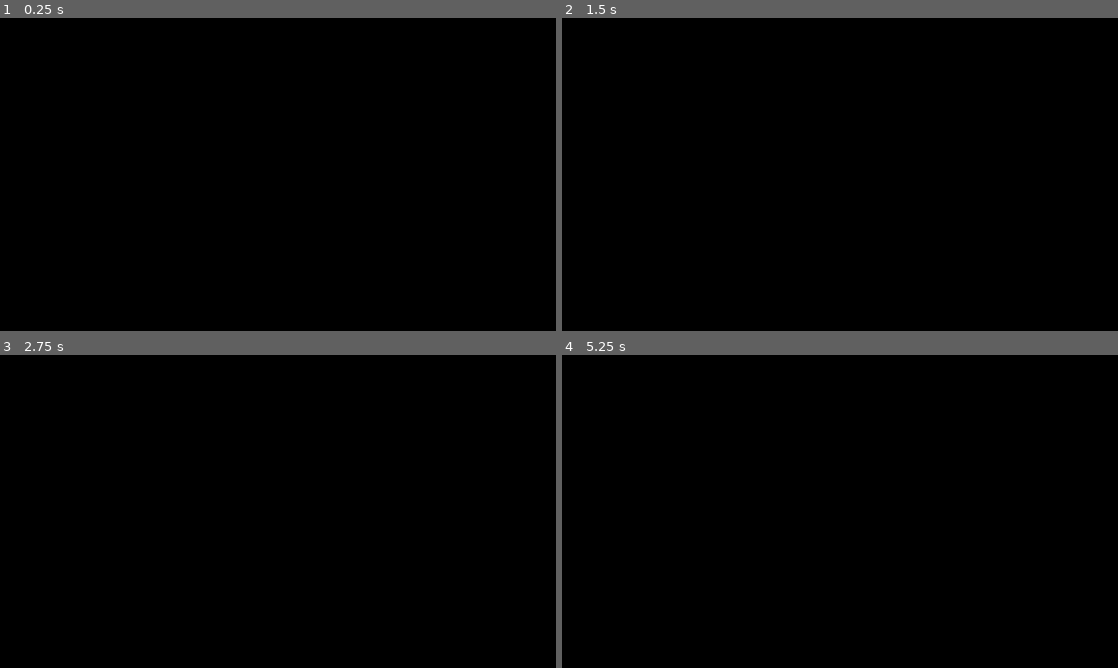
Above: before the commit, frames 1-4 (two rows, left to right).
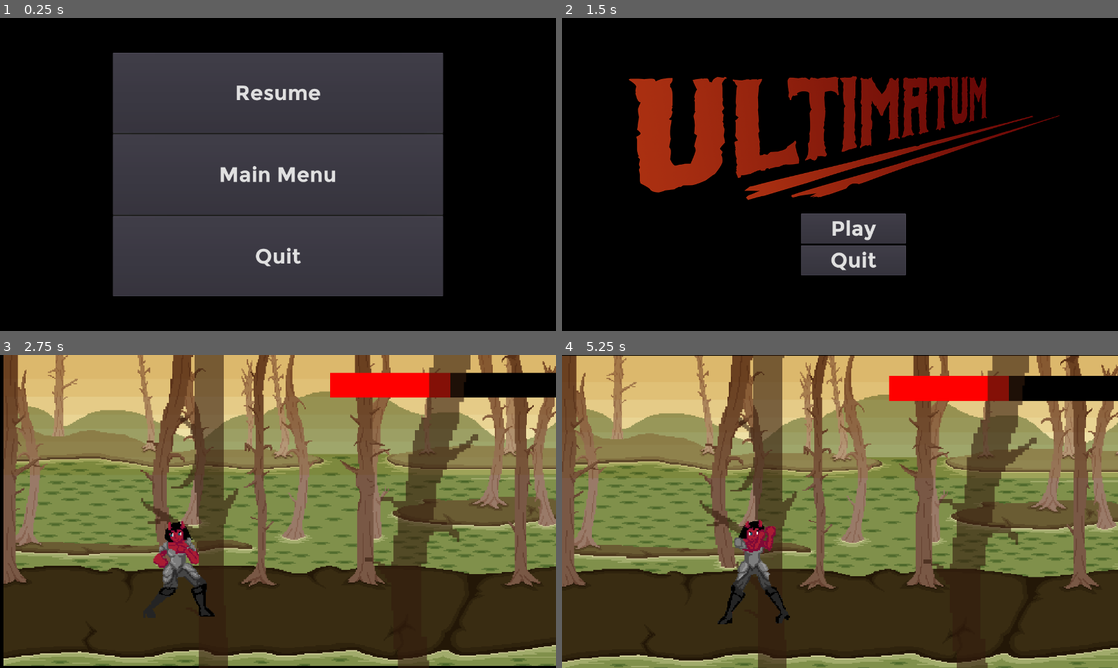
Above: after the commit, the same moments.

Repository: SnapdCC/Ultimatum
Game: Godot game, scene res://User Interface/PauseMenu.tscn
Two runs of this game, one before a commit and one after it. Both use one fixed random seed, a clock stepped at 60 frames per second and the inputs below. This scene is started directly instead of the project's main scene.
Inputs (mouse positions are in pixels of both pictures, inside the frame that each line leads up to):
- Up to frame 1 (0.25 s): no input
- Up to frame 2 (1.5 s): click (840, 93) at 0.5 s, where only the run after the commit has a clickable "Resume"; click (840, 174) at 1.25 s, where only the run after the commit has a clickable "Main Menu"
- Up to frame 3 (2.75 s): click (289, 564) at 2 s, where only the run after the commit has a clickable "Play"
- Up to frame 4 (5.25 s): hold Right (ui_right) 2.78-3.53 s; tap one key every 0.75 s from 2.85 s: D (guard) S (kick) A (punch) D (guard); hold Down (ui_down) 3.53-4.28 s; hold Right (ui_right) 4.28-5.03 s; hold Up (ui_up) from 5.03 s (still down)

The runs differ from the first frame. In frame 1, 46% of the frame differs, in the area x 20-80%, y 11-89%; in frame 2, 15%; in frame 3, 97%; in frame 4, 98%, in the area x 0-100%, y 0-100%.
Error in both runs: Invalid set index 'rect_size' (on base: 'null instance') with value of type 'Vector2'. (res://Misc/PP.gd:17)

Commit message:
Added Buttons

Diff:
--- a/newgame/User Interface/ChangeSceneButton.tscn
+++ b/newgame/User Interface/ChangeSceneButton.tscn
@@ -1,11 +1,13 @@
-[gd_scene load_steps=2 format=2]
+[gd_scene load_steps=3 format=2]
 
 [ext_resource path="res://User Interface/ChangeSceneButton.gd" type="Script" id=1]
+[ext_resource path="res://fonts/Imported/Montreal-bold.tres" type="DynamicFont" id=2]
 
 [node name="ChangeSceneButton" type="Button"]
 margin_right = 242.0
 margin_bottom = 69.0
 size_flags_vertical = 3
+custom_fonts/font = ExtResource( 2 )
 text = "Play"
 script = ExtResource( 1 )
 __meta__ = {
--- a/newgame/User Interface/Pause.gd
+++ b/newgame/User Interface/Pause.gd
@@ -5,3 +5,7 @@
 		var new_pause_state:= not get_tree().paused
 		get_tree().paused = new_pause_state
 		visible = new_pause_state
+
+
+func _on_ResumeButton_button_up():
+	Input.action_press("pause")
--- a/newgame/User Interface/PauseMenu.tscn
+++ b/newgame/User Interface/PauseMenu.tscn
@@ -1,10 +1,12 @@
-[gd_scene load_steps=2 format=2]
+[gd_scene load_steps=5 format=2]
 
 [ext_resource path="res://User Interface/Pause.gd" type="Script" id=1]
+[ext_resource path="res://User Interface/ChangeSceneButton.tscn" type="PackedScene" id=2]
+[ext_resource path="res://User Interface/QuitButton.tscn" type="PackedScene" id=3]
+[ext_resource path="res://fonts/Imported/Montreal-bold.tres" type="DynamicFont" id=4]
 
 [node name="Pause" type="Control"]
 pause_mode = 2
-visible = false
 anchor_right = 1.0
 anchor_bottom = 1.0
 script = ExtResource( 1 )
@@ -29,3 +31,30 @@
 margin_right = 1020.0
 margin_bottom = 640.0
 color = Color( 0.160784, 0.160784, 0.160784, 1 )
+
+[node name="VBoxContainer" type="VBoxContainer" parent="ScreenMargins/Overlay"]
+anchor_right = 1.0
+anchor_bottom = 1.0
+__meta__ = {
+"_edit_use_anchors_": false
+}
+
+[node name="ResumeButton" type="Button" parent="ScreenMargins/Overlay/VBoxContainer"]
+margin_right = 760.0
+margin_bottom = 184.0
+size_flags_vertical = 3
+custom_fonts/font = ExtResource( 4 )
+text = "Resume"
+
+[node name="ChangeSceneButton" parent="ScreenMargins/Overlay/VBoxContainer" instance=ExtResource( 2 )]
+margin_top = 188.0
+margin_right = 760.0
+margin_bottom = 372.0
+text = "Main Menu"
+next_scene_path = "res://Screens/MainScreen.tscn"
+
+[node name="QuitButton2" parent="ScreenMargins/Overlay/VBoxContainer" instance=ExtResource( 3 )]
+margin_top = 376.0
+margin_right = 760.0
+margin_bottom = 560.0
+[connection signal="button_up" from="ScreenMargins/Overlay/VBoxContainer/ResumeButton" to="." method="_on_ResumeButton_button_up"]
--- a/newgame/User Interface/QuitButton.tscn
+++ b/newgame/User Interface/QuitButton.tscn
@@ -1,11 +1,13 @@
-[gd_scene load_steps=2 format=2]
+[gd_scene load_steps=3 format=2]
 
 [ext_resource path="res://User Interface/QuitButton.gd" type="Script" id=1]
+[ext_resource path="res://fonts/Imported/Montreal-bold.tres" type="DynamicFont" id=2]
 
 [node name="QuitButton" type="Button"]
 margin_right = 242.0
 margin_bottom = 69.0
 size_flags_vertical = 3
+custom_fonts/font = ExtResource( 2 )
 text = "Quit"
 script = ExtResource( 1 )
 __meta__ = {
--- /dev/null
+++ b/newgame/User Interface/ResumeButton.gd
@@ -0,0 +1 @@
+extends Button
